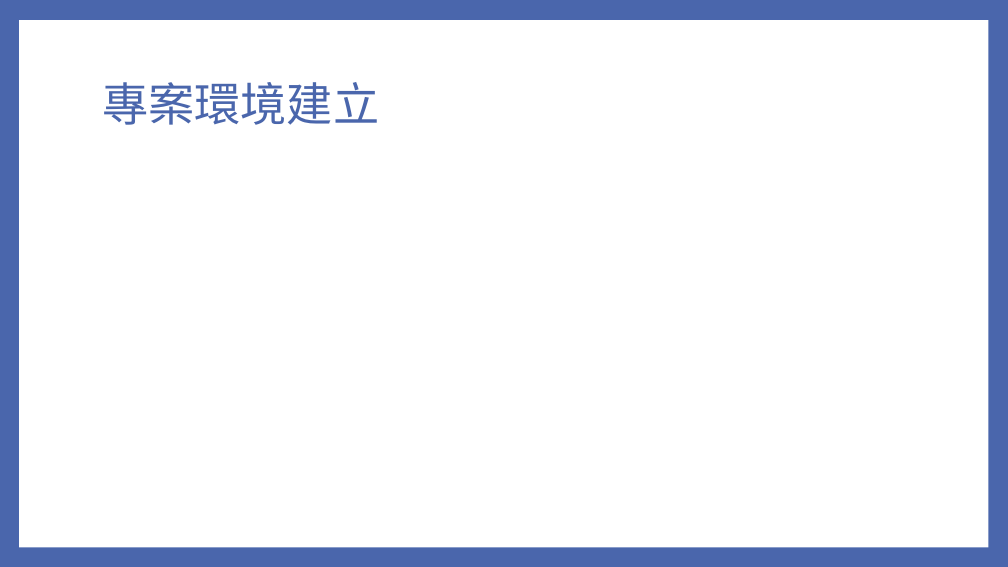
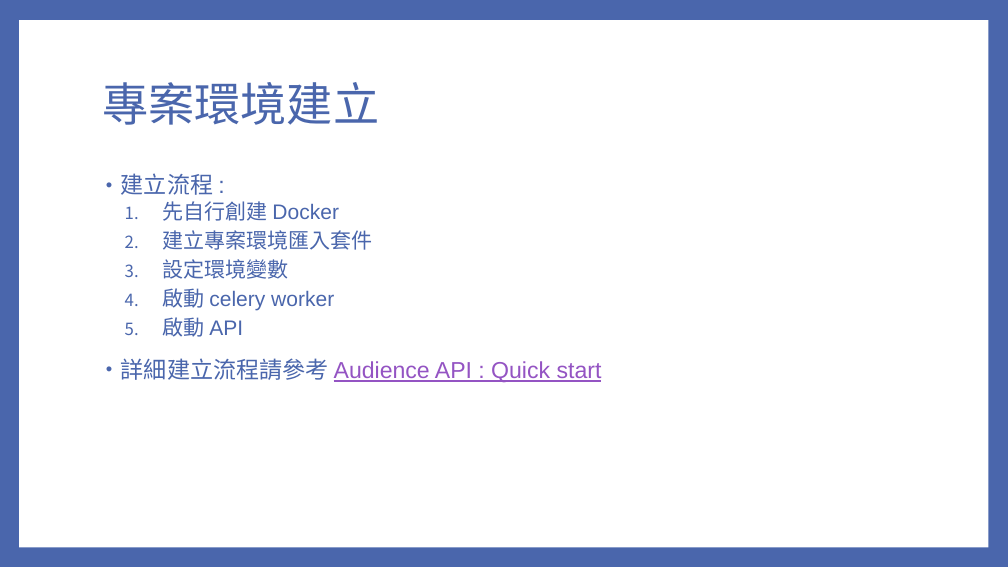
Before and after one commit to ychuang789/labelapi, a slide deck: slide 9 of Audience API v2.pptx (slide 7 before the commit). Drawn at 1008x567 pixels with LibreOffice and Linux fonts; fonts in the diff are those of the drawing. Boxes give left, top, right and bottom in pixels: in the first picture for what was removed or moved away, otherwise in the second. Text is boxed around its words. In the diff, an @@ line names an element or a change of style, - is before the commit and + after.

```diff
--- a/Audience API v2.pptx
+++ b/Audience API v2.pptx
@@ text added at bbox=[121, 173, 602, 383], 20 pt, text #4A66AC @@
+• 建立流程 :
+  1. 先自行創建 Docker
+  2. 建立專案環境匯入套件
+  3. 設定環境變數
+  4. 啟動 celery worker
+  5. 啟動 API
+• 詳細建立流程請參考 Audience API : Quick start
```
Also in this commit, not shown: 6 other slides changed, 3 slides added, 2 other files.
